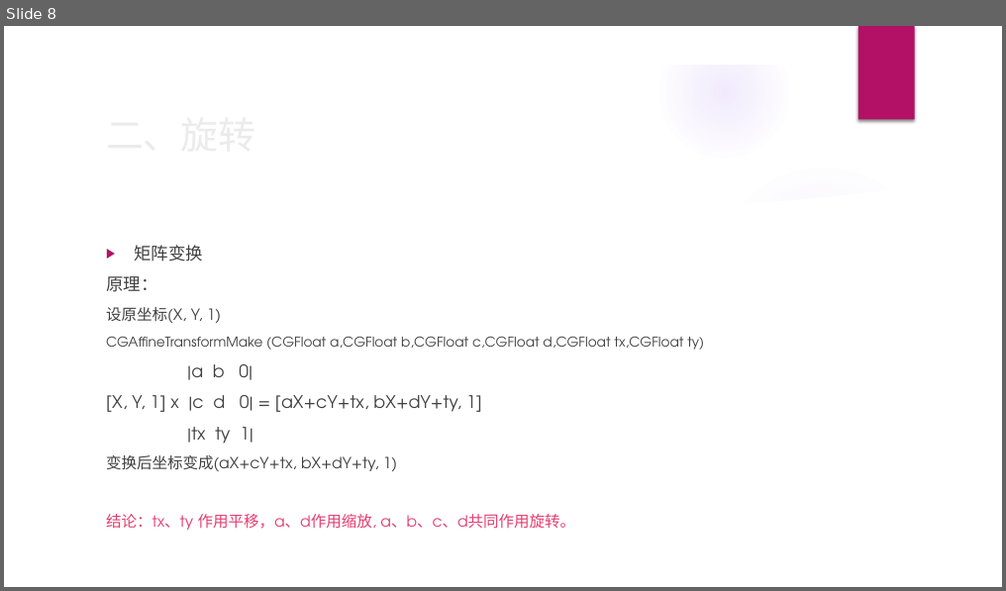
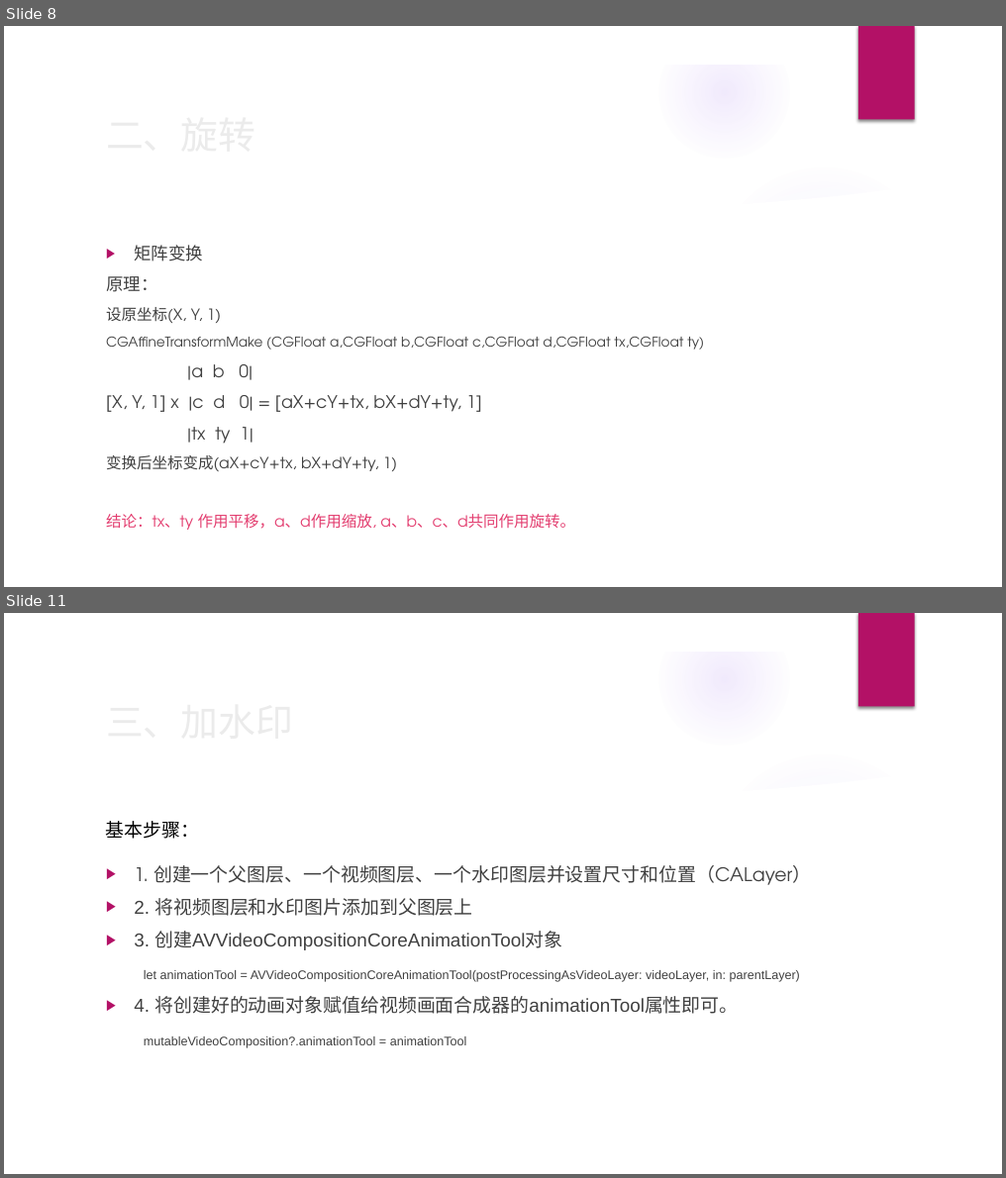
Before and after one commit to benben2019/BBVideoBox, a slide deck: AVFoundation-音视频剪辑.pptx. Shown one above the other, each under a label of ours: slide 8 before the commit, slides 8 and 11 after it; the slides between them are not shown. The pictures are 1006x591 and 1006x1178 pixels, drawn with LibreOffice and Linux fonts; fonts in the diff are those of the drawing; background and template pictures are left out. Boxes give left, top, right and bottom in pixels: in the first picture for what was removed or moved away, otherwise in the second. Text is boxed around its words. In the diff, an @@ line names an element or a change of style, - is before the commit and + after.

```diff
--- a/AVFoundation-音视频剪辑.pptx
+++ b/AVFoundation-音视频剪辑.pptx
@@ slide 11 added at [4,613,1002,1174], background picture (left out); not listed: 9 template elements that a slide beside it also shows @@
@@ text added at [106,821,199,839], 18 pt, text #000000 @@
+基本步骤：
@@ text added at [134,865,811,1049], 12 pt, text #404040 @@
+▶ 1. 创建一个父图层、一个视频图层、一个水印图层并设置尺寸和位置（CALayer）
+▶ 2. 将视频图层和水印图片添加到父图层上
+▶ 3. 创建AVVideoCompositionCoreAnimationTool对象
+let animationTool = AVVideoCompositionCoreAnimationTool(postProcessingAsVideoLayer: videoLayer, in: parentLayer)
+▶ 4. 将创建好的动画对象赋值给视频画面合成器的animationTool属性即可。
+mutableVideoComposition?.animationTool = animationTool
@@ title added at [153,865,811,885], 36 pt, text #EBEBEB @@
+三、加水印
```
Also in this commit, not shown: 5 slides changed, 10 other slides added, 2 slides removed, 2 other files.
